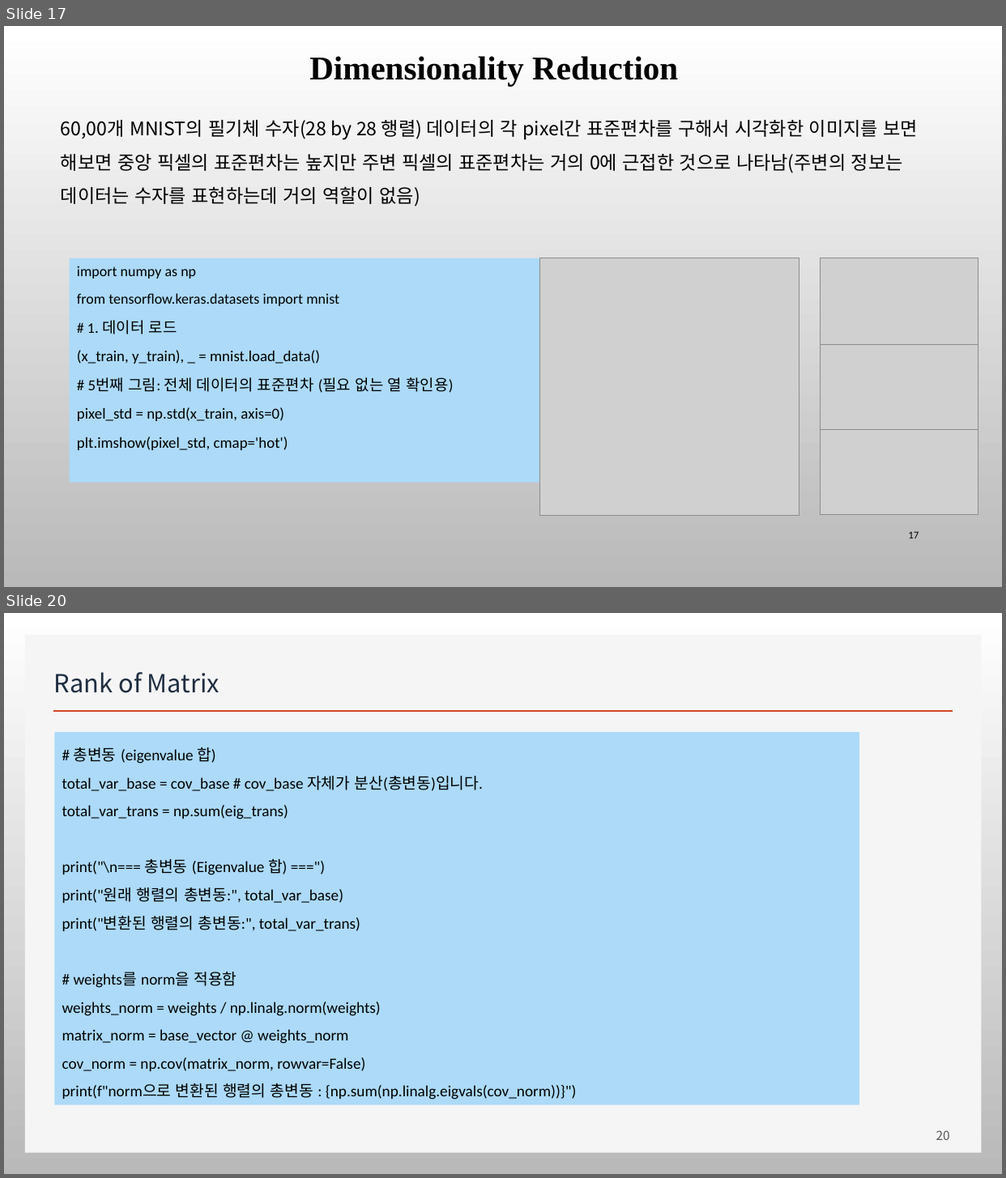
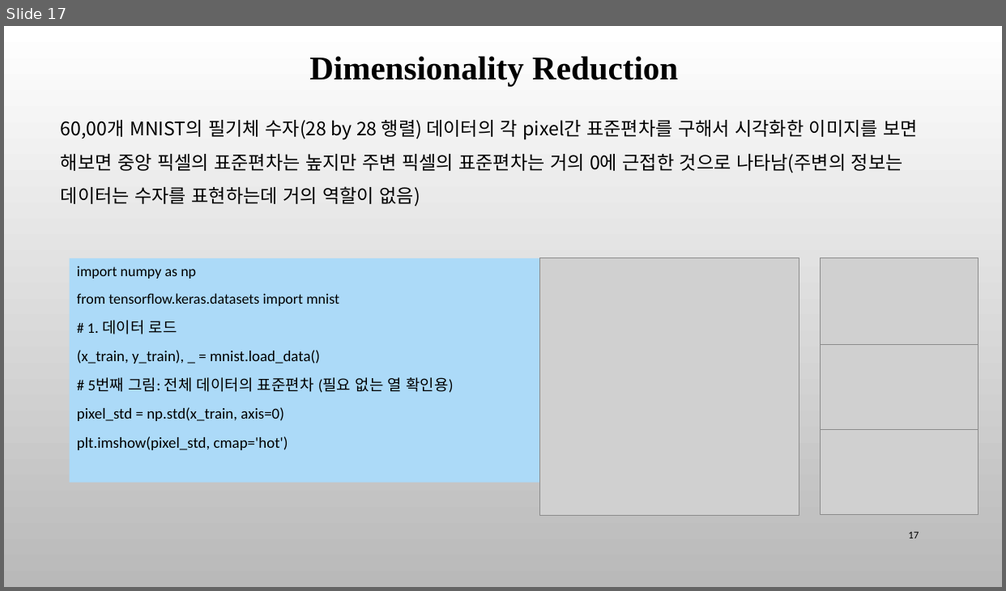
Before and after one commit to ancestor9/mathematics-for-machine-learning, a slide deck: Linear_Algebra/w5_PCA_linear_transformation.pptx. Shown one above the other, each under a label of ours: slides 17 and 20 before the commit, slide 17 after it; the slides between them are not shown. The pictures are 1006x1178 and 1006x591 pixels, drawn with LibreOffice and Linux fonts; fonts in the diff are those of the drawing; grey boxes stand for pictures; background and template pictures are left out. Boxes give left, top, right and bottom in pixels: in the first picture for what was removed or moved away, otherwise in the second. Text is boxed around its words. In the diff, an @@ line names an element or a change of style, - is before the commit and + after.

```diff
--- a/Linear_Algebra/w5_PCA_linear_transformation.pptx
+++ b/Linear_Algebra/w5_PCA_linear_transformation.pptx
@@ slide 20 removed at box(4, 613, 1002, 1174), background picture (left out) @@
@@ rectangle removed at box(25, 635, 982, 1153) @@
@@ title removed at box(54, 672, 219, 693) @@
-Rank of Matrix
@@ line removed from (53, 711) to (953, 711) @@
@@ rectangle removed at box(55, 732, 859, 1105) @@
-# 총변동 (eigenvalue 합)
-total_var_base = cov_base # cov_base 자체가 분산(총변동)입니다.
-total_var_trans = np.sum(eig_trans)
-print("\n=== 총변동 (Eigenvalue 합) ===")
-print("원래 행렬의 총변동:", total_var_base)
-print("변환된 행렬의 총변동:", total_var_trans)
-# weights를 norm을 적용함
-weights_norm = weights / np.linalg.norm(weights)
-matrix_norm = base_vector @ weights_norm
-cov_norm = np.cov(matrix_norm, rowvar=False)
-print(f"norm으로 변환된 행렬의 총변동 : {np.sum(np.linalg.eigvals(cov_norm))}")
@@ page number removed at box(936, 1131, 950, 1140) @@
-20
```
Also in this commit, not shown: 1 slide changed, 2 other slides removed.
